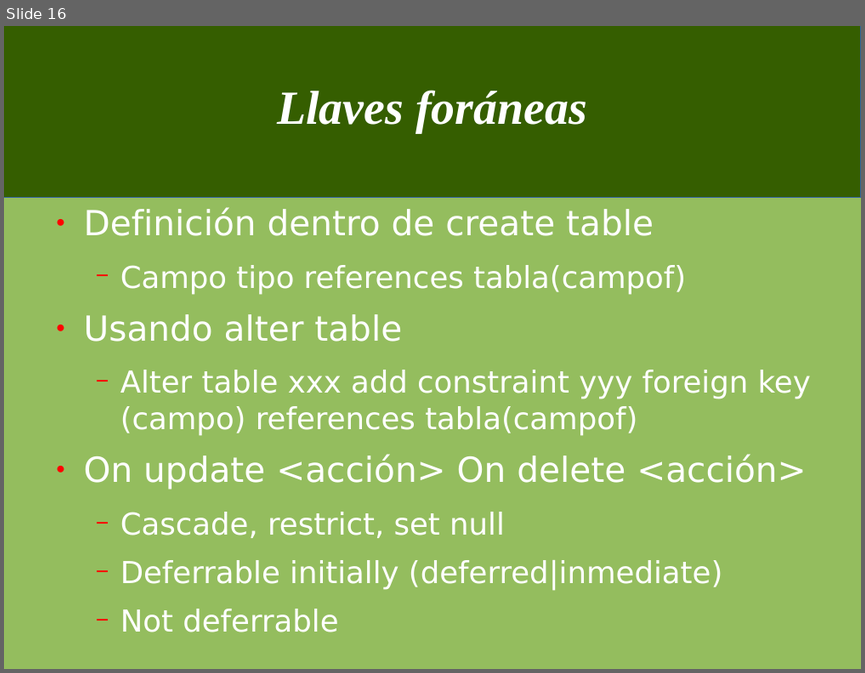
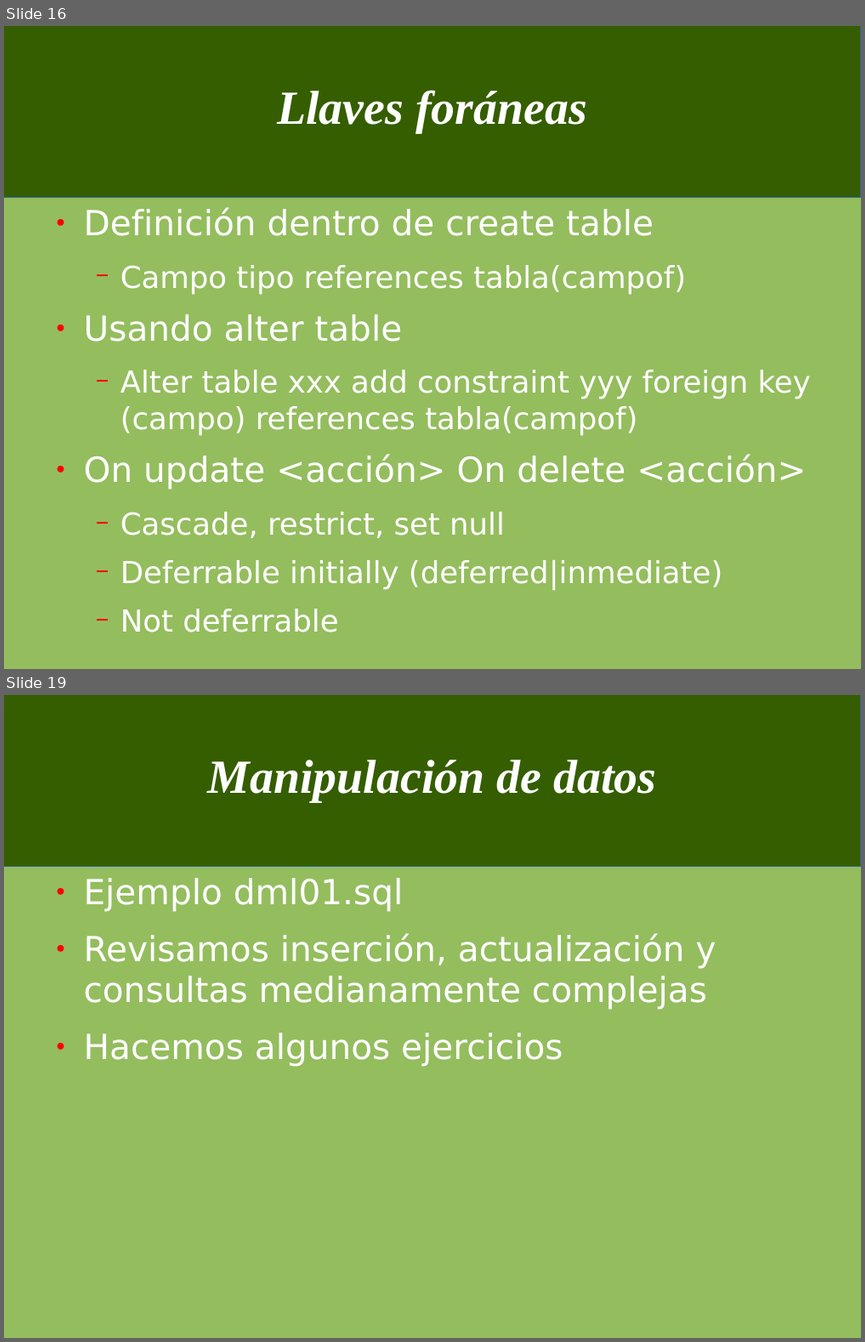
Before and after one commit to jorgeu/curso-postgresql, a slide deck: cursopostgres.odp. Shown one above the other, each under a label of ours: slide 16 before the commit, slides 16 and 19 after it; the slides between them are not shown. The pictures are 865x673 and 865x1342 pixels, drawn with LibreOffice and Linux fonts; fonts in the diff are those of the drawing. Boxes give left, top, right and bottom in pixels: in the first picture for what was removed or moved away, otherwise in the second. Text is boxed around its words. In the diff, an @@ line names an element or a change of style, - is before the commit and + after.

Commit message:
agregado manipulación de datos

```diff
--- a/cursopostgres.odp
+++ b/cursopostgres.odp
@@ slide 19 added at box(4, 695, 861, 1338), background #94BD5E; not listed: 1 template element that a slide beside it also shows @@
@@ title added at box(208, 760, 656, 802), 44 pt, text #FFFFFF, bold, italic @@
+Manipulación de datos
@@ text added at box(84, 878, 716, 1066), 32 pt, text #FFFFFF @@
+● Ejemplo dml01.sql
+● Revisamos inserción, actualización y consultas medianamente complejas
+● Hacemos algunos ejercicios
```
Also in this commit, not shown: 1 slide changed, 2 other slides added, 1 other file.
